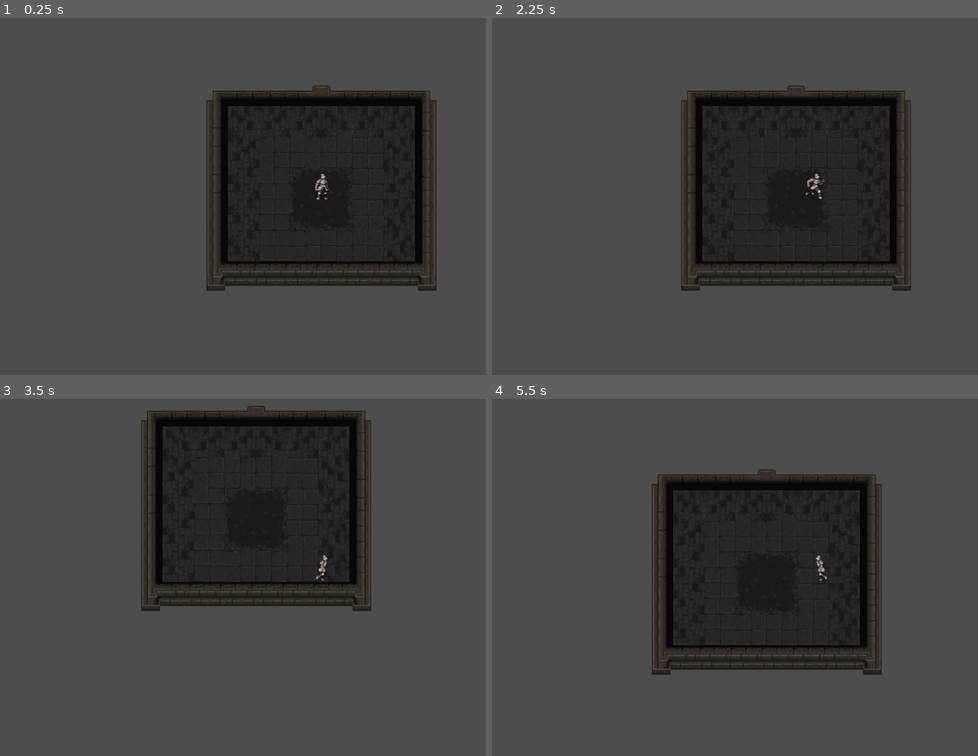
Above: before the commit, frames 1-4 (two rows, left to right).
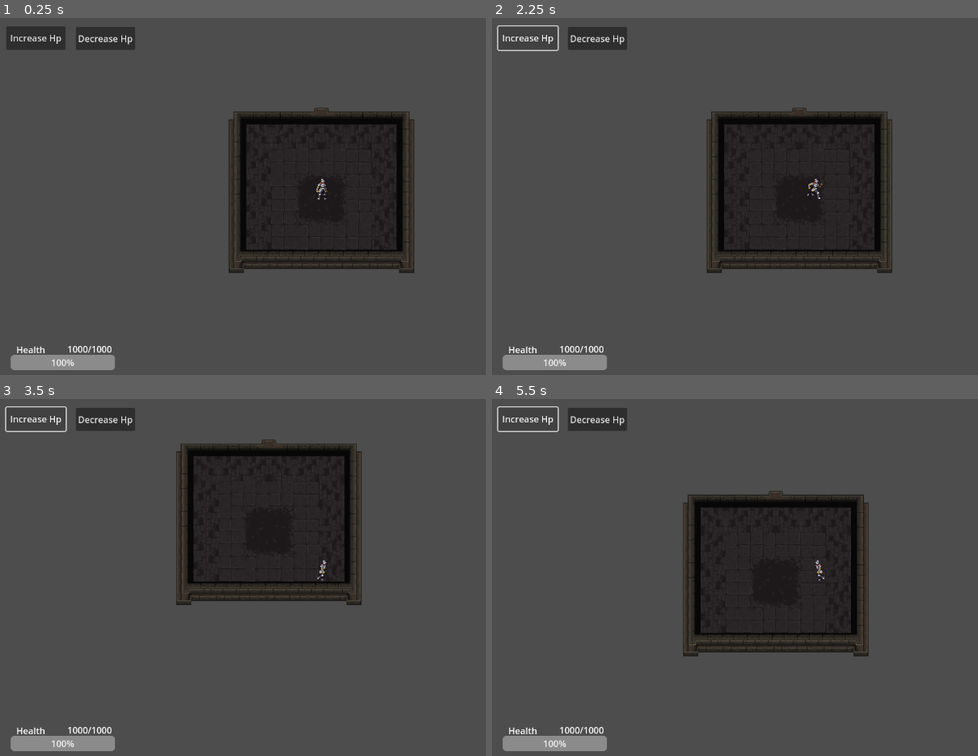
Above: after the commit, the same moments.

Repository: Ellozac/goblin-gambit
Game: Godot game, scene res://game.tscn
The game is run twice, just before and just after one commit, with the same random seed, the same clock (stepped at 60 frames per second) and the same inputs.
Inputs (mouse positions are in pixels of both pictures, inside the frame that each line leads up to):
- Up to frame 1 (0.25 s): no input
- Up to frame 2 (2.25 s): click (598, 39) at 0.5 s, where only the run after the commit has a clickable "Decrease Hp"; click (526, 39) at 1.25 s, where only the run after the commit has a clickable "Increase Hp"; tap Enter at 2 s; hold D (right) from 2.03 s (still down)
- Up to frame 3 (3.5 s): release D (right) at 2.78 s; hold S (down) from 2.78 s (still down)
- Up to frame 4 (5.5 s): release S (down) at 3.53 s; hold D (right) 3.53-4.28 s; hold W (up) 4.28-5.03 s; hold A (left) from 5.03 s (still down)

The runs differ from the first frame. In frame 1, 13% of the frame differs, in the area x 1-90%, y 2-99%; in frame 2, 13%; in frame 3, 13%; in frame 4, 13%.

Commit message:
Added HP bar and Collision

Diff:
--- a/src/Player/player.gd
+++ b/src/Player/player.gd
@@ -1,5 +1,6 @@
 extends CharacterBody2D
-
+@export var health = 0
+@export var max_health = 1000
 @export var speed = 125
 func get_input():
 	var input_direction = Input.get_vector("left", "right", "up", "down")
@@ -10,15 +11,22 @@
 		$AnimatedSprite2D.flip_h = true
 	elif velocity.x > 0:
 		$AnimatedSprite2D.flip_h = false
-
 	# Play the correct animation
 	if velocity.length() == 0:
 		$AnimatedSprite2D.animation = "Idle"
 	else:
 		$AnimatedSprite2D.animation = "Run"
-
 	$AnimatedSprite2D.play()  # <- This is what was missing
 
 func _physics_process(delta):
 	get_input()
 	move_and_slide()
+
+func _ready() -> void:
+	$ProgressBar.max_value = max_health
+	health = max_health
+
+func _process(delta: float) -> void:
+	health = clamp(health, 0, max_health)
+	$ProgressBar.value = health
+	$Label.text = "{0}/{1}".format([health, max_health])
--- a/src/Player/player.tscn
+++ b/src/Player/player.tscn
@@ -1,8 +1,10 @@
-[gd_scene load_steps=26 format=3 uid="uid://cctei4o3g64r6"]
+[gd_scene load_steps=28 format=3 uid="uid://cctei4o3g64r6"]
 
 [ext_resource type="Script" path="res://src/Player/player.gd" id="1_btcbx"]
 [ext_resource type="Texture2D" uid="uid://c7geq55cixai2" path="res://Assets/Art/Player/FreeKnight/Colour2/Outline/120x80_PNGSheets/_Idle.png" id="1_g2els"]
 [ext_resource type="Texture2D" uid="uid://c21dao6vwk6gw" path="res://Assets/Art/Player/FreeKnight/Colour2/Outline/120x80_PNGSheets/_Run.png" id="2_qhqgy"]
+[ext_resource type="Script" path="res://src/Player/deacrease_hp.gd" id="4_yk2c5"]
+[ext_resource type="Script" path="res://src/Player/increase_hp.gd" id="5_hw3e7"]
 
 [sub_resource type="AtlasTexture" id="AtlasTexture_lbhrr"]
 atlas = ExtResource("1_g2els")
@@ -175,4 +177,39 @@
 debug_color = Color(2.83971e-06, 0.620983, 0.558024, 0.42)
 
 [node name="Camera2D" type="Camera2D" parent="."]
-zoom = Vector2(1.24, 1.24)
+
+[node name="ProgressBar" type="ProgressBar" parent="."]
+offset_left = -554.0
+offset_top = 278.0
+offset_right = -368.0
+offset_bottom = 305.0
+
+[node name="RichTextLabel" type="RichTextLabel" parent="."]
+offset_left = -544.0
+offset_top = 257.0
+offset_right = -466.0
+offset_bottom = 297.0
+text = "Health"
+
+[node name="DecreaseHP" type="Button" parent="."]
+offset_left = -438.0
+offset_top = -308.0
+offset_right = -332.0
+offset_bottom = -267.0
+text = "Decrease Hp"
+script = ExtResource("4_yk2c5")
+
+[node name="IncreaseHP" type="Button" parent="."]
+offset_left = -562.0
+offset_top = -309.0
+offset_right = -456.0
+offset_bottom = -267.0
+text = "Increase Hp"
+script = ExtResource("5_hw3e7")
+
+[node name="Label" type="Label" parent="."]
+offset_left = -453.0
+offset_top = 256.0
+offset_right = -413.0
+offset_bottom = 279.0
+text = "Fart!"
